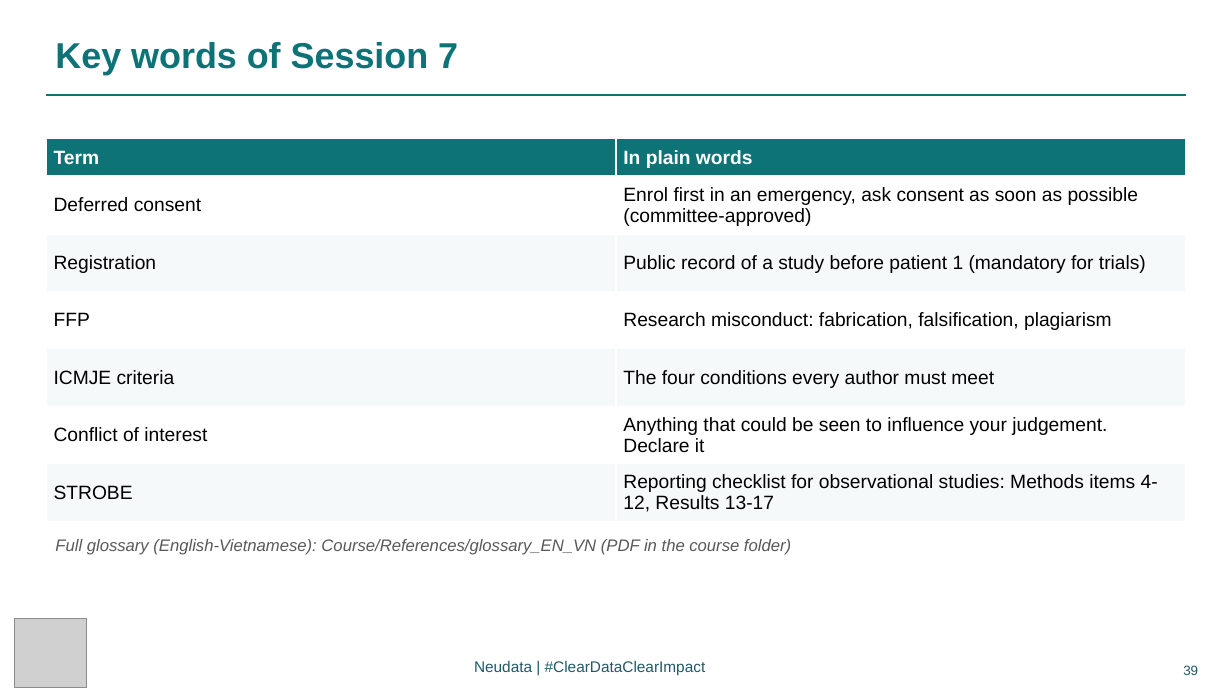
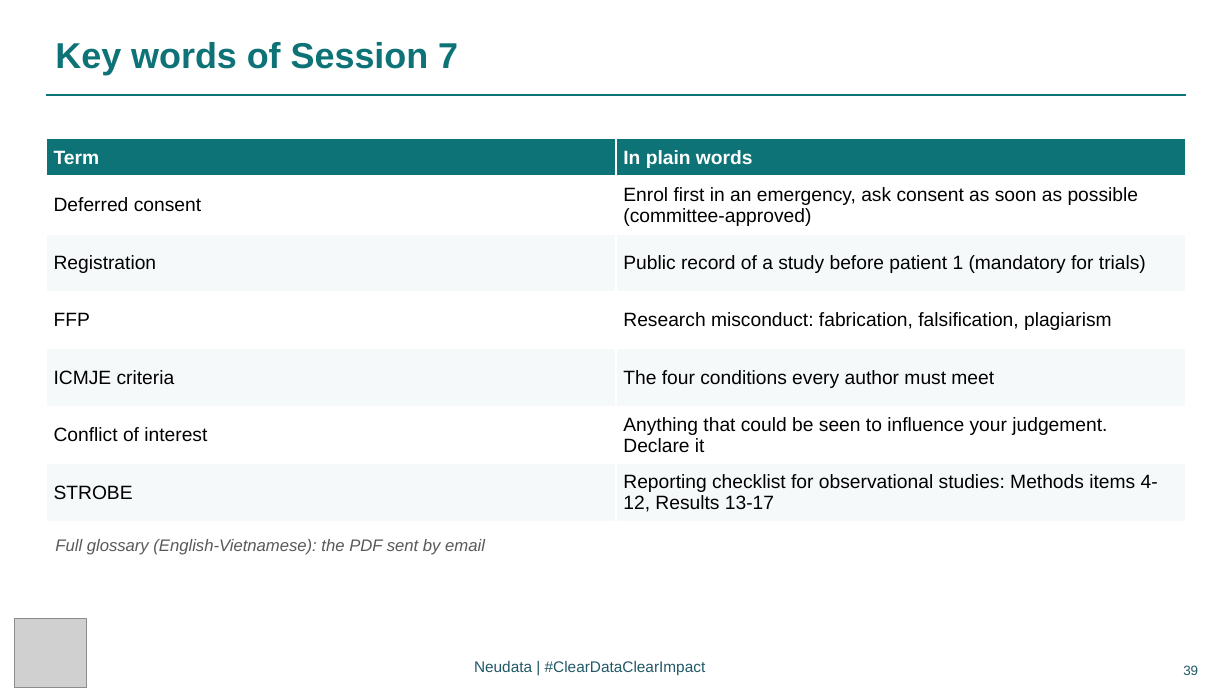
Before and after one commit to neu-data/FoundationsofClinicalResearch, a slide deck: slide 39 of en/files/slides/Session_7_EN.pptx. Drawn at 1232x693 pixels with LibreOffice and Linux fonts; fonts in the diff are those of the drawing; grey boxes stand for pictures. Boxes give left, top, right and bottom in pixels: in the first picture for what was removed or moved away, otherwise in the second. Text is boxed around its words. In the diff, an @@ line names an element or a change of style, - is before the commit and + after.

```diff
--- a/en/files/slides/Session_7_EN.pptx
+++ b/en/files/slides/Session_7_EN.pptx
@@ text at (x1=55, y1=539, x2=485, y2=555): text changed @@
-Full glossary (English-Vietnamese): Course/References/glossary_EN_VN (PDF in the course folder)
+Full glossary (English-Vietnamese): the PDF sent by email
```
Also in this commit, not shown: 1 other slide changed, 41 other files.
